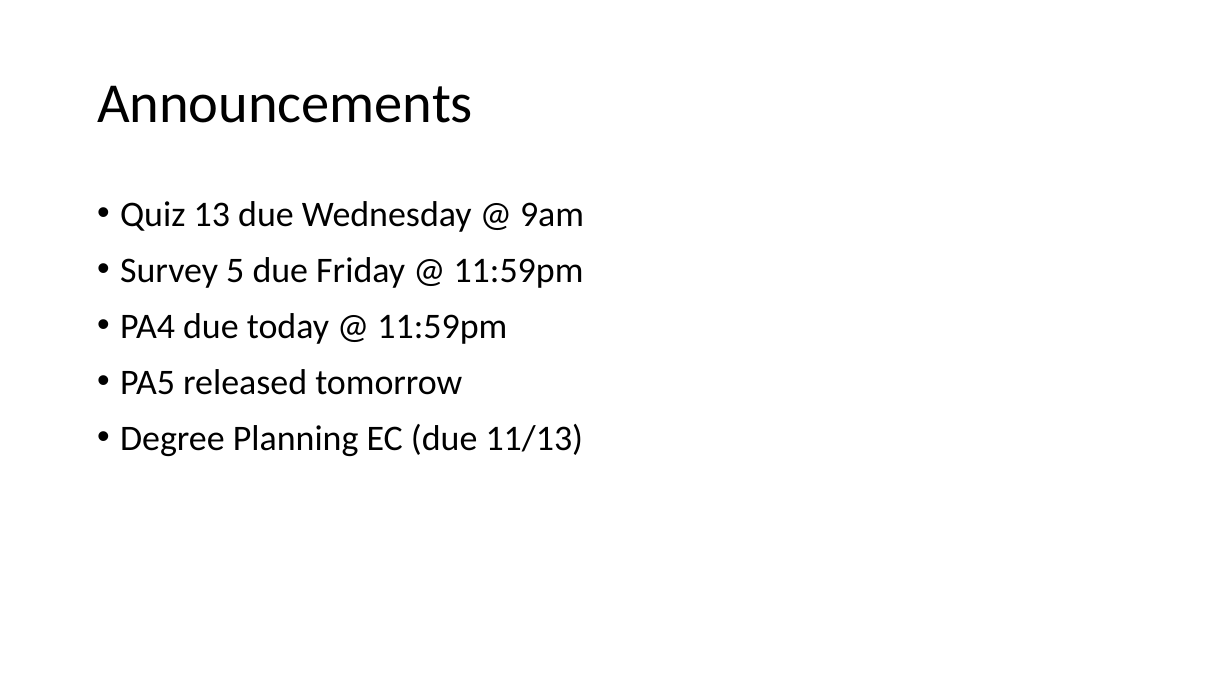
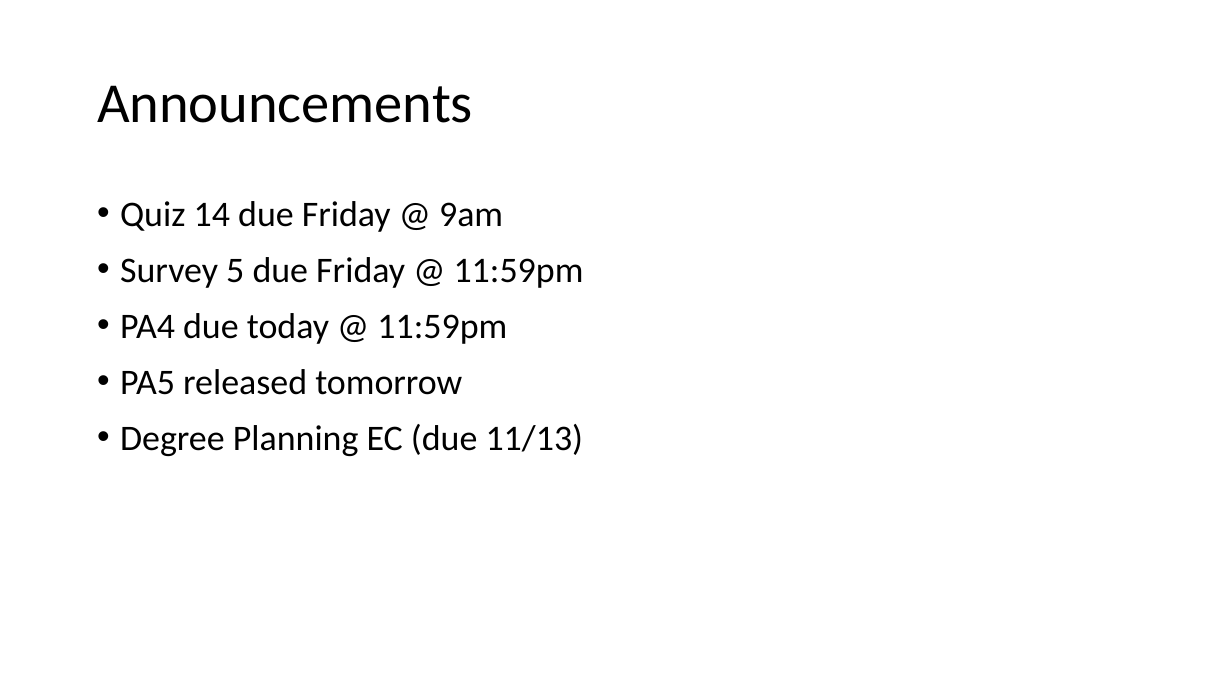
Before and after one commit to ucsd-cse12-f20/ucsd-cse12-f20.github.io, a slide deck: slide 2 of lectures/lecture-14/Lecture-Live B00/Lecture 14 - Lecture.pptx. Drawn at 1232x693 pixels with LibreOffice and Linux fonts; fonts in the diff are those of the drawing. Boxes give left, top, right and bottom in pixels: in the first picture for what was removed or moved away, otherwise in the second. Text is boxed around its words. In the diff, an @@ line names an element or a change of style, - is before the commit and + after.

```diff
--- a/lectures/lecture-14/Lecture-Live B00/Lecture 14 - Lecture.pptx
+++ b/lectures/lecture-14/Lecture-Live B00/Lecture 14 - Lecture.pptx
@@ text at box(120, 201, 503, 232): text changed @@
-• Quiz 13 due Wednesday @ 9am
+• Quiz 14 due Friday @ 9am
```
Also in this commit, not shown: 5 other files.
